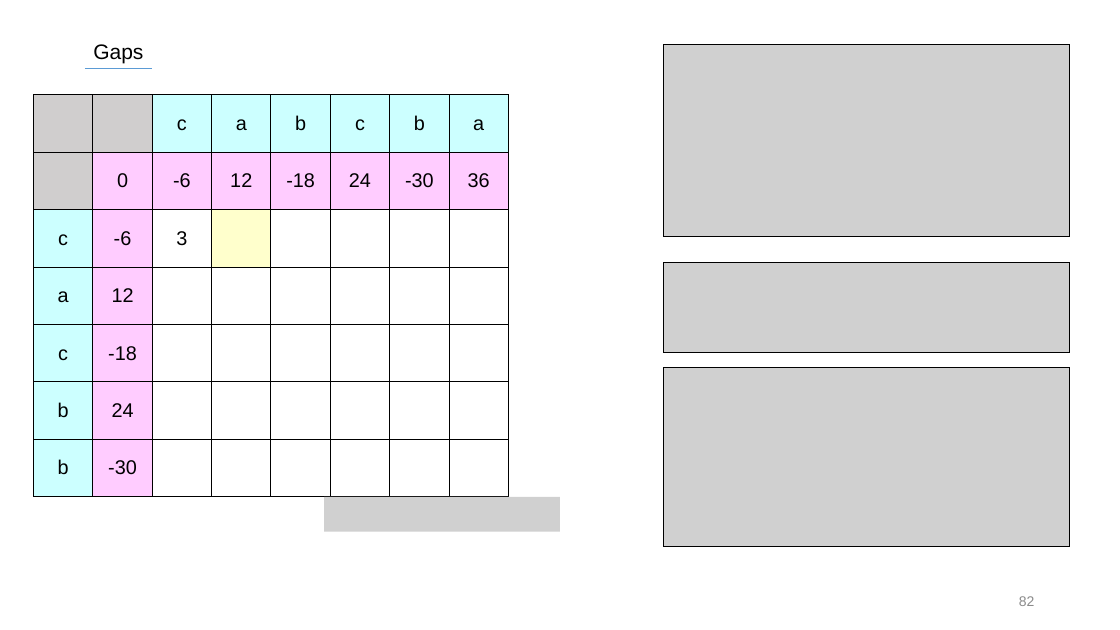
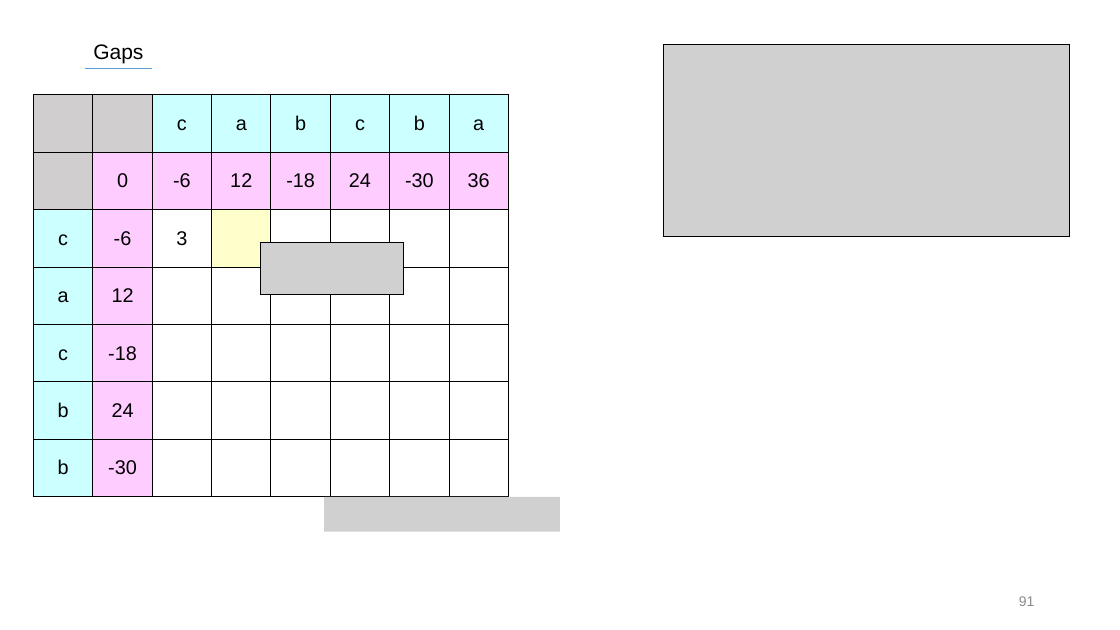
Before and after one commit to SiLviASizZ/HYU_2022, a slide deck: slide 91 of Intern/발표자료/0721/ASTS_0721.pptx (slide 82 before the commit). Drawn at 1120x630 pixels with LibreOffice and Linux fonts; fonts in the diff are those of the drawing; grey boxes stand for pictures. Boxes give left, top, right and bottom in pixels: in the first picture for what was removed or moved away, otherwise in the second. Text is boxed around its words. In the diff, an @@ line names an element or a change of style, - is before the commit and + after.

```diff
--- a/Intern/발표자료/0721/ASTS_0721.pptx
+++ b/Intern/발표자료/0721/ASTS_0721.pptx
@@ picture added at bbox=[260, 243, 403, 294] @@
@@ picture removed at bbox=[664, 263, 1070, 353] @@
@@ picture removed at bbox=[664, 368, 1070, 547] @@
@@ page number at bbox=[1019, 596, 1035, 606]: text changed @@
-82
+91
```
Also in this commit, not shown: 33 other slides changed, 29 slides added.
